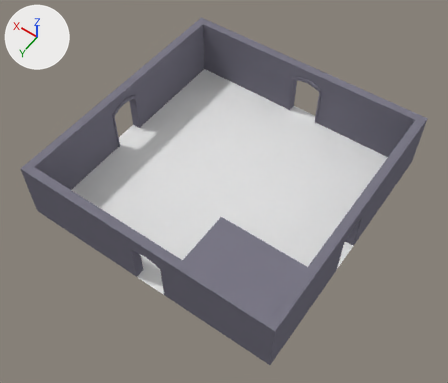
Before and after pictures for a commit that changed the Blender file ETTWHD/Assets/MODELS/ROOM17/Room_003.blend.
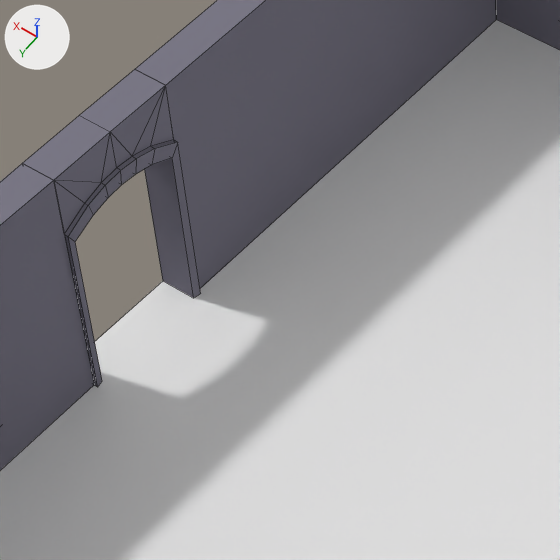
The first picture shows the older version from a camera (50 mm lens) standing at (-13.9, 20.2, 30.8) and looking at (-0.4, 1.3, 1.0). The close-ups show both versions on the part from 22% to 49% of the width and 17% to 48% of the height of that picture; other places that the commit changed are outside them. Lighting does not change. The marker at upper left points along +X, +Y and +Z. The close-ups show mesh edges as thin lines.

Objects in the first close-up: 'Floor', 'OutDoor.002', 'OuterWall.005', 'OuterWall.006', 'OuterWall.007'.
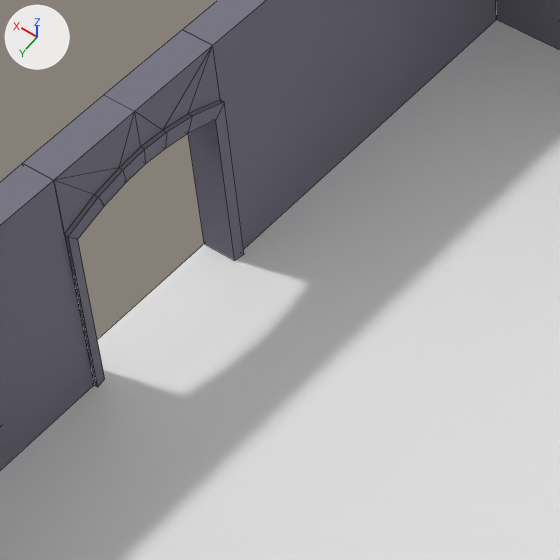
Where the newer file only moved an object's origin or applied its transform, the numbers keep the older frame.

Pixel boxes (x1, y1, x2, y2) of what changed, in the close-ups (560 x 560 px; the box of a moved part takes in the faces that stretch with it):
'OuterWall.006', reshaped, moved: before (135, 0, 496, 288); after (182, 0, 496, 249)
'OutDoor.002', mesh rescaled (24% wider, 12% taller): before (23, 69, 201, 387); after (23, 30, 244, 387)
part 1 of me_cube_021, moved or reshaped: before (53, 69, 201, 385); after (53, 30, 244, 385)

What changed in the scene script:
```text
Change me_cube_021:
    where me_cube_021.from_pydata(...)  # 51 vertices, 44 faces; spans x -8.5..-7.88, y -0.01..4.0, z -0.63..1.62
    used by ob_outdoor_002; parent = ob_outwalls; location = (0.0, -1.6, -1.6); rotation_euler = (0.0, 9.425, 0.0), in degrees (0, 180, 0)
    me_cube_021 part 1: the whole mesh is scaled about its middle by (1, 1, 1.44), then moved by (0.0, 0.0, -0.49)
Change me_cube_008:
    where me_cube_008.from_pydata(...)  # 8 vertices, 5 faces; spans x 7.95..8.5, y 0.0..4.0, z 0.62..8.5
    used by ob_outerwall_006; parent = ob_outwalls; location = (0.0, -1.6, -1.6)
    before: 2 (8.5, 0.0, 0.62), 3 (7.95, 0.0, 0.62), 4 (8.5, 4.0, 0.62) at pixel (134, 69), 5 (7.95, 4.0, 0.62) at pixel (165, 85)
    me_cube_008 part 2
    add for i in [*range(2, 6)]: me_cube_008.vertices[i].co += Vector((0.0, 0.0, 0.99))
Change ob_outerwall_006:
    remove ob_outerwall_006.matrix_parent_inverse = Matrix(((1.0, 0.0, 0.0, 0.0), (0.0, 1.0, 0.0, 1.6), (0.0, 0.0, 1.0, 1.6), (0.0, 0.0, 0.0, 1.0)))
    ob_outerwall_006.location: (0.0, -1.6, -1.6) -> (0.0, 0.0, 0.0)
```
